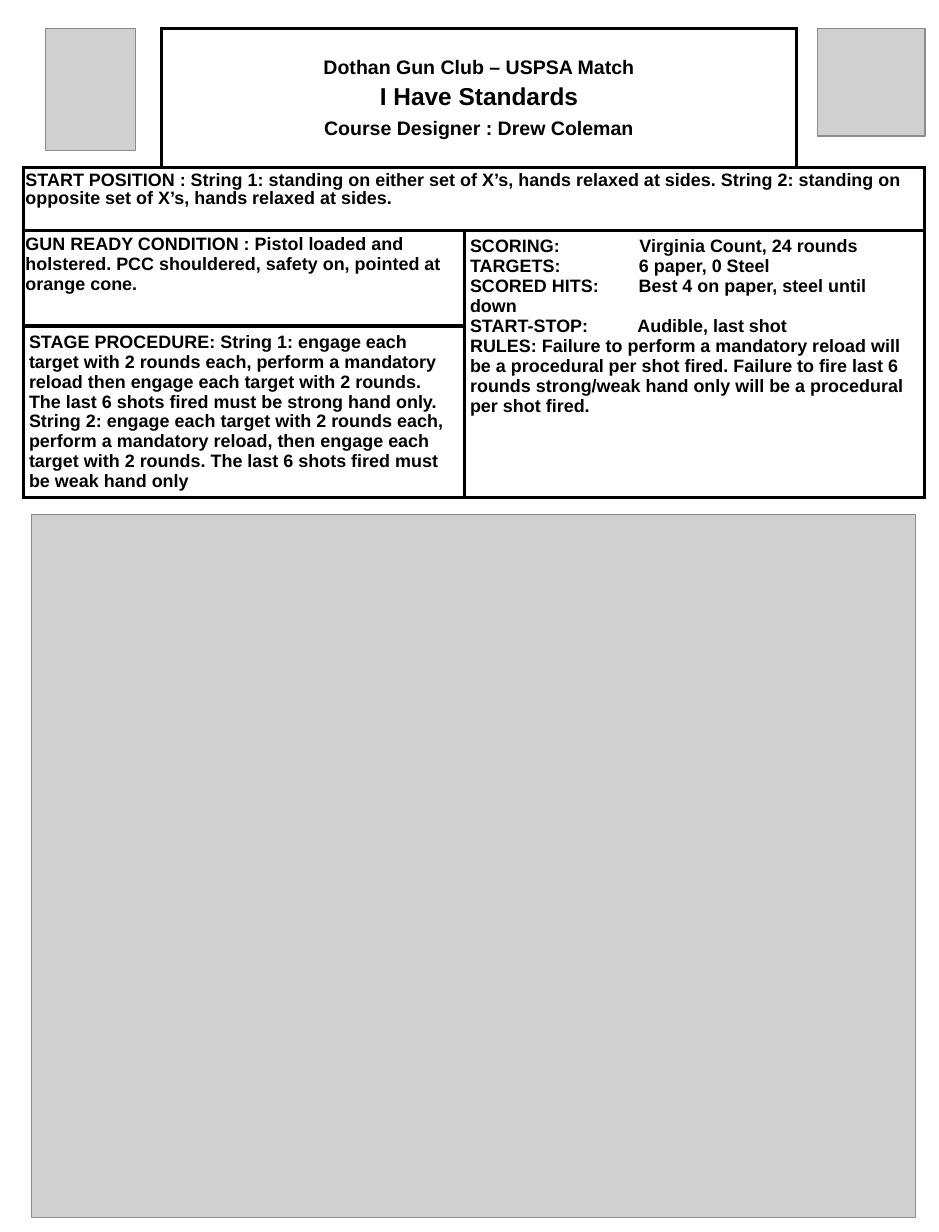
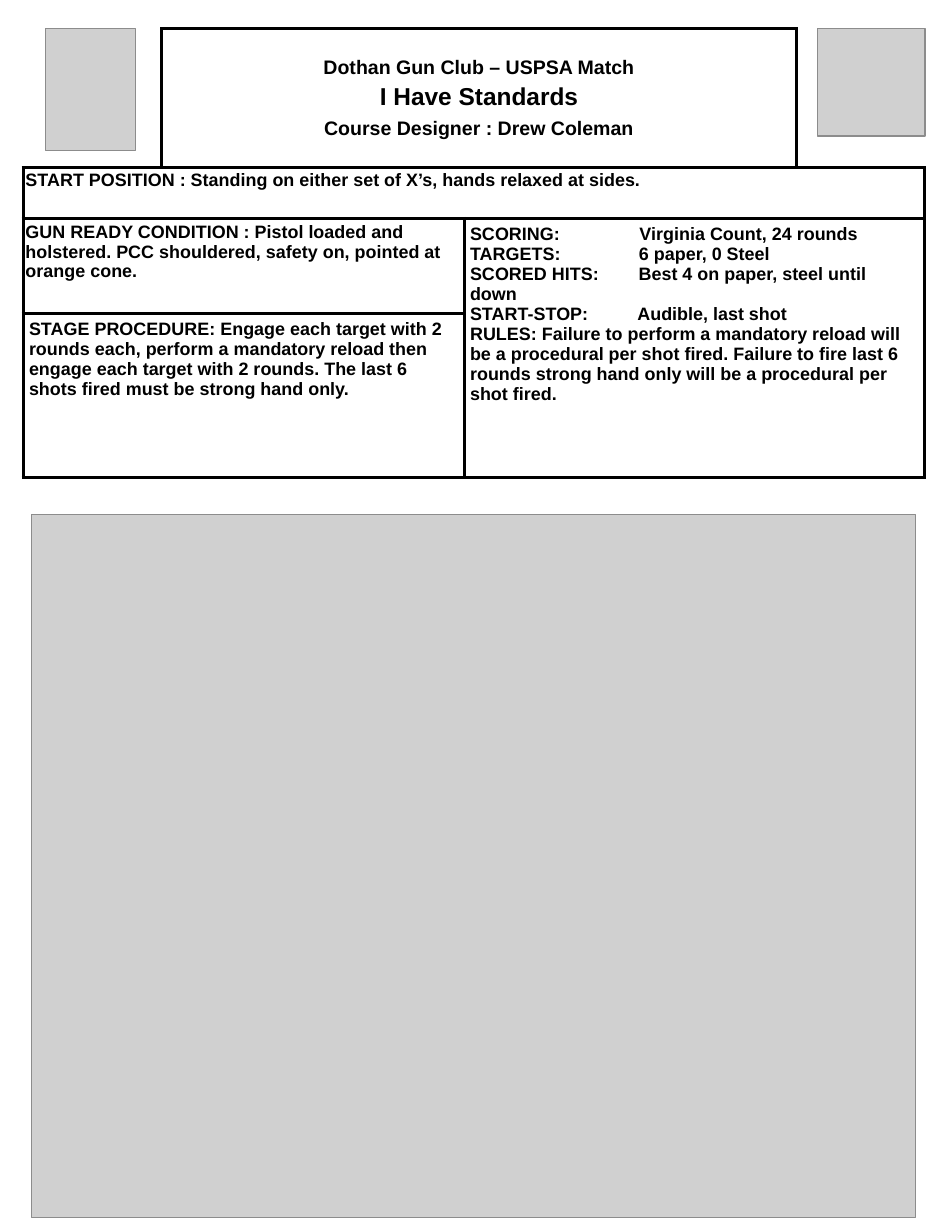
Before and after one commit to bagellord/USPSA-Stages, a slide deck: slide 1 of 21-25 rounds/I Have Standards - 24 Rounds - Virginia Count/I Have Standards.pptx. Drawn at 939x1232 pixels with LibreOffice and Linux fonts; fonts in the diff are those of the drawing; grey boxes stand for pictures. Boxes give left, top, right and bottom in pixels: in the first picture for what was removed or moved away, otherwise in the second. Text is boxed around its words. In the diff, an @@ line names an element or a change of style, - is before the commit and + after.

Commit message:
Updated the standards stage to be legal... again. updated a few other things

```diff
--- a/21-25 rounds/I Have Standards - 24 Rounds - Virginia Count/I Have Standards.pptx
+++ b/21-25 rounds/I Have Standards - 24 Rounds - Virginia Count/I Have Standards.pptx
@@ table at [23, 28, 926, 478] @@
-row 2, column 1: START POSITION : String 1: standing on either set of X’s, hands relaxed at sides. String 2: standing on opposite set of X’s, hands relaxed at sides.
+row 2, column 1: START POSITION : Standing on either set of X’s, hands relaxed at sides.
-row 3, column 3: SCORING: Virginia Count, 24 rounds / TARGETS: 6 paper, 0 Steel / SCORED HITS: Best 4 on paper, steel until down / START-STOP: Audible, last shot / RULES: Failure to perform a mandatory reload will be a procedural per shot fired. Failure to fire last 6 rounds strong/weak hand only will be a procedural per shot fired.
+row 3, column 3: SCORING: Virginia Count, 24 rounds / TARGETS: 6 paper, 0 Steel / SCORED HITS: Best 4 on paper, steel until down / START-STOP: Audible, last shot / RULES: Failure to perform a mandatory reload will be a procedural per shot fired. Failure to fire last 6 rounds strong hand only will be a procedural per shot fired.
-row 4, column 1: STAGE PROCEDURE: String 1: engage each target with 2 rounds each, perform a mandatory reload then engage each target with 2 rounds. The last 6 shots fired must be strong hand only. String 2: engage each target with 2 rounds each, perform a mandatory reload, then engage each target with 2 rounds. The last 6 shots fired must be weak hand only
+row 4, column 1: STAGE PROCEDURE: Engage each target with 2 rounds each, perform a mandatory reload then engage each target with 2 rounds. The last 6 shots fired must be strong hand only.
```
